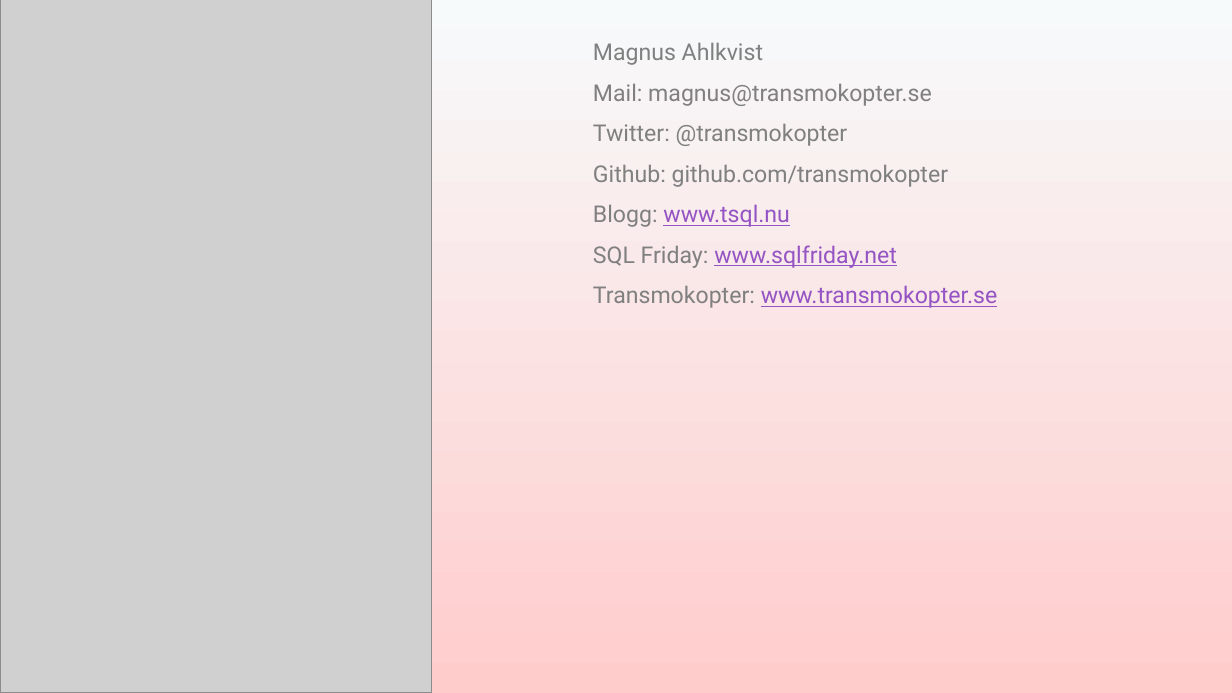
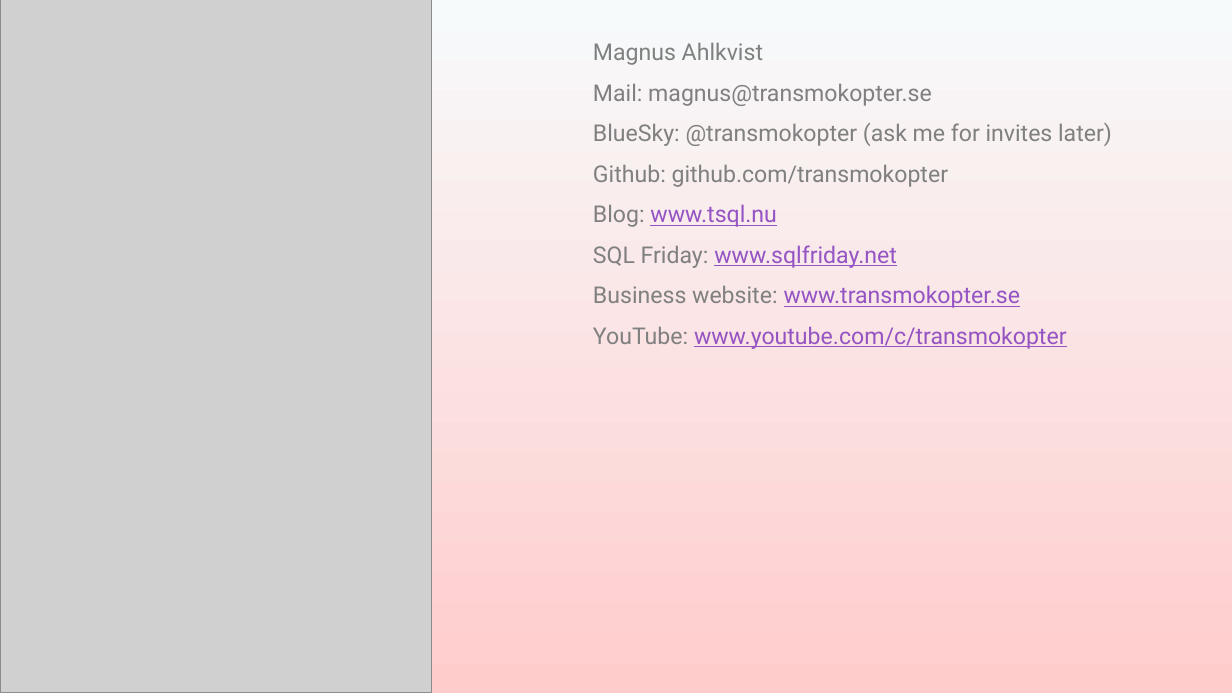
Before and after one commit to transmokopter/Presentations, a slide deck: slide 6 of sql-in-azure-containers/presentation/sql-in-azure-containers.pptx. Drawn at 1232x693 pixels with LibreOffice and Linux fonts; fonts in the diff are those of the drawing; grey boxes stand for pictures; background and template pictures are left out. Boxes give left, top, right and bottom in pixels: in the first picture for what was removed or moved away, otherwise in the second. Text is boxed around its words. In the diff, an @@ line names an element or a change of style, - is before the commit and + after.

```diff
--- a/sql-in-azure-containers/presentation/sql-in-azure-containers.pptx
+++ b/sql-in-azure-containers/presentation/sql-in-azure-containers.pptx
@@ subtitle at (593,123,1112,146): text changed @@
-Twitter: @transmokopter
+BlueSky: @transmokopter (ask me for invites later)
@@ subtitle at (593,204,776,227): text changed @@
-Blogg: www.tsql.nu
+Blog: www.tsql.nu
@@ subtitle at (593,285,1067,349): text changed @@
-Transmokopter: www.transmokopter.se
+Business website: www.transmokopter.se
+YouTube: www.youtube.com/c/transmokopter
```
Also in this commit, not shown: 7 other files.
